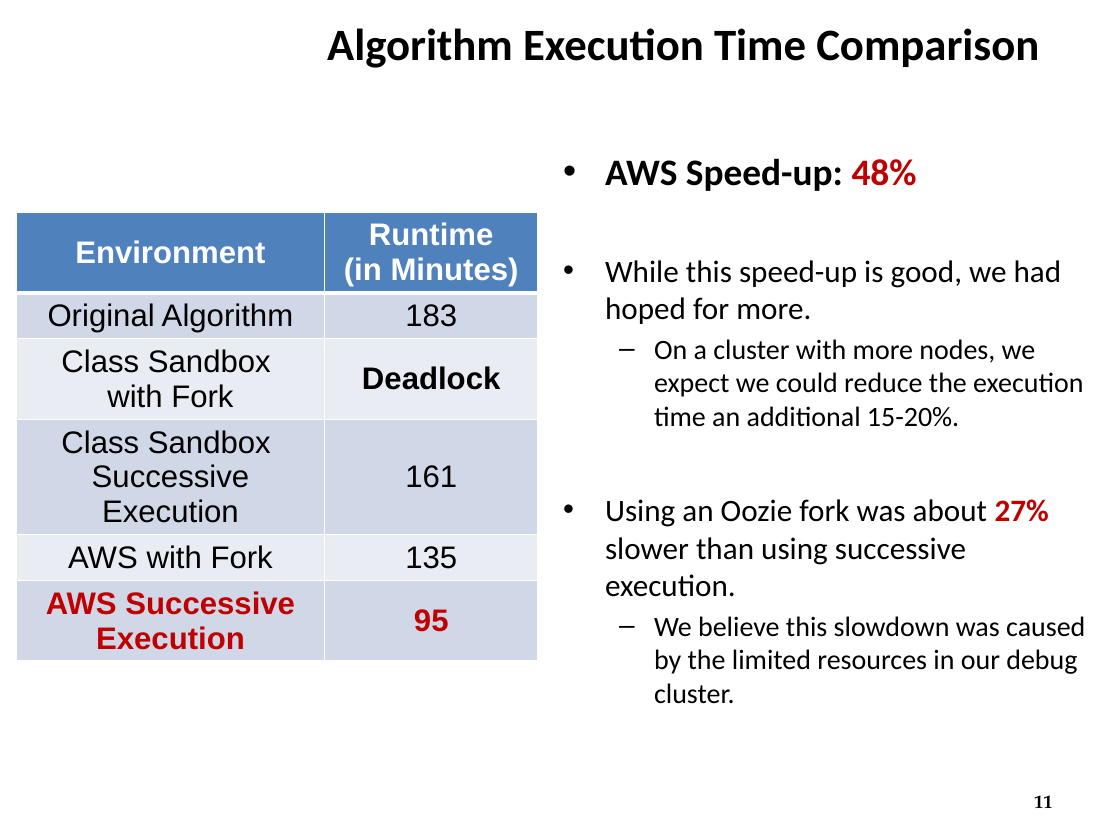
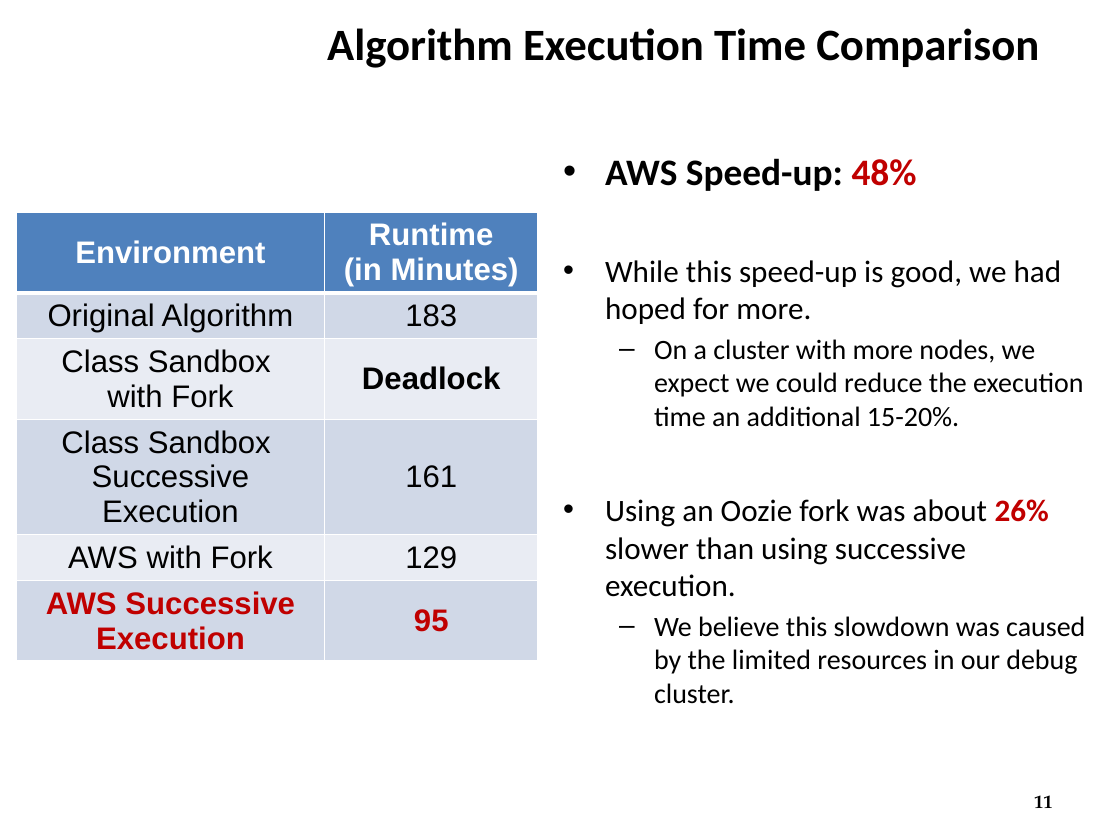
Before and after one commit to ZaydH/CS286_Project, a slide deck: slide 11 of Presentation/CS286 - Ensemble Classifier on AWS.pptx. Drawn at 1120x840 pixels with LibreOffice and Linux fonts; fonts in the diff are those of the drawing; background and template pictures are left out. Boxes give left, top, right and bottom in pixels: in the first picture for what was removed or moved away, otherwise in the second. Text is boxed around its words. In the diff, an @@ line names an element or a change of style, - is before the commit and + after.

Commit message:
Updating the AWS algorithm runtime with fork using Yashi's code.

```diff
--- a/Presentation/CS286 - Ensemble Classifier on AWS.pptx
+++ b/Presentation/CS286 - Ensemble Classifier on AWS.pptx
@@ table at box(17, 212, 538, 654) @@
-row 5, column 2: 135
+row 5, column 2: 129
@@ text at box(605, 499, 1049, 597): text changed @@
-• Using an Oozie fork was about 27% slower than using successive execution.
+• Using an Oozie fork was about 26% slower than using successive execution.
```
